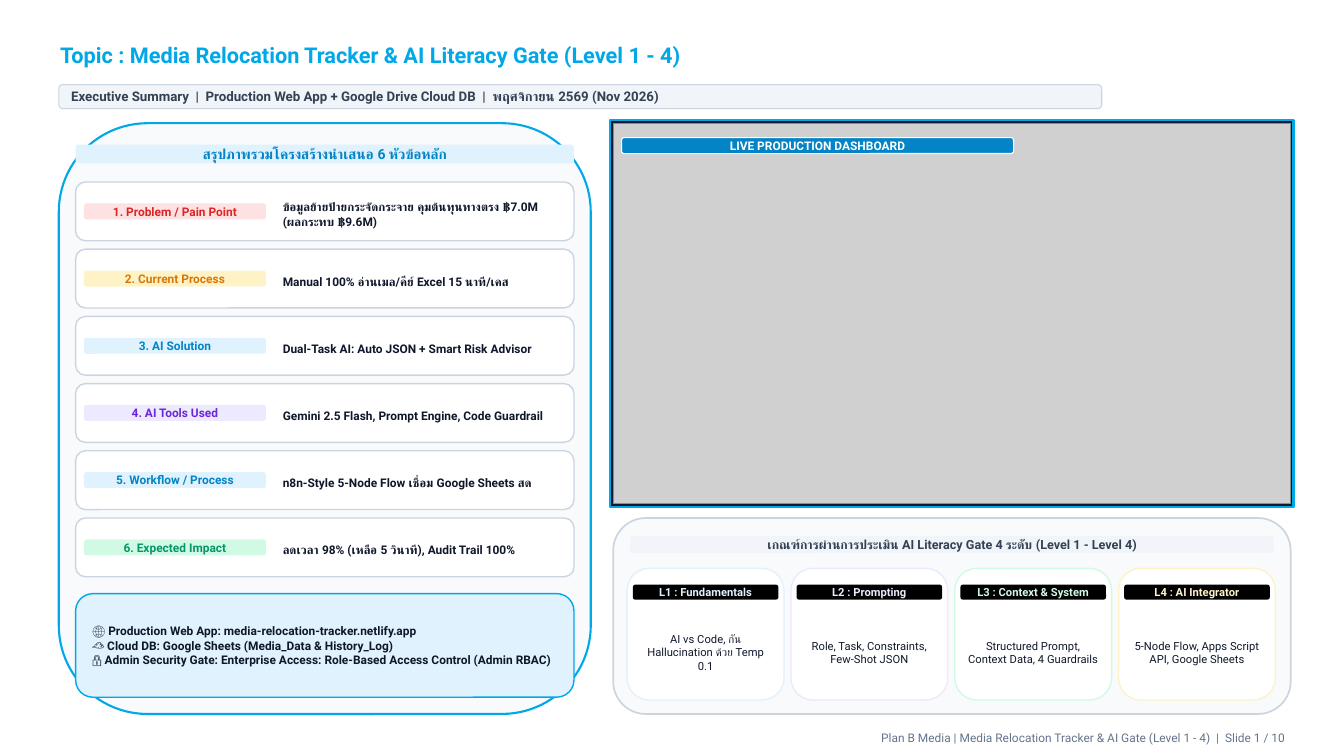
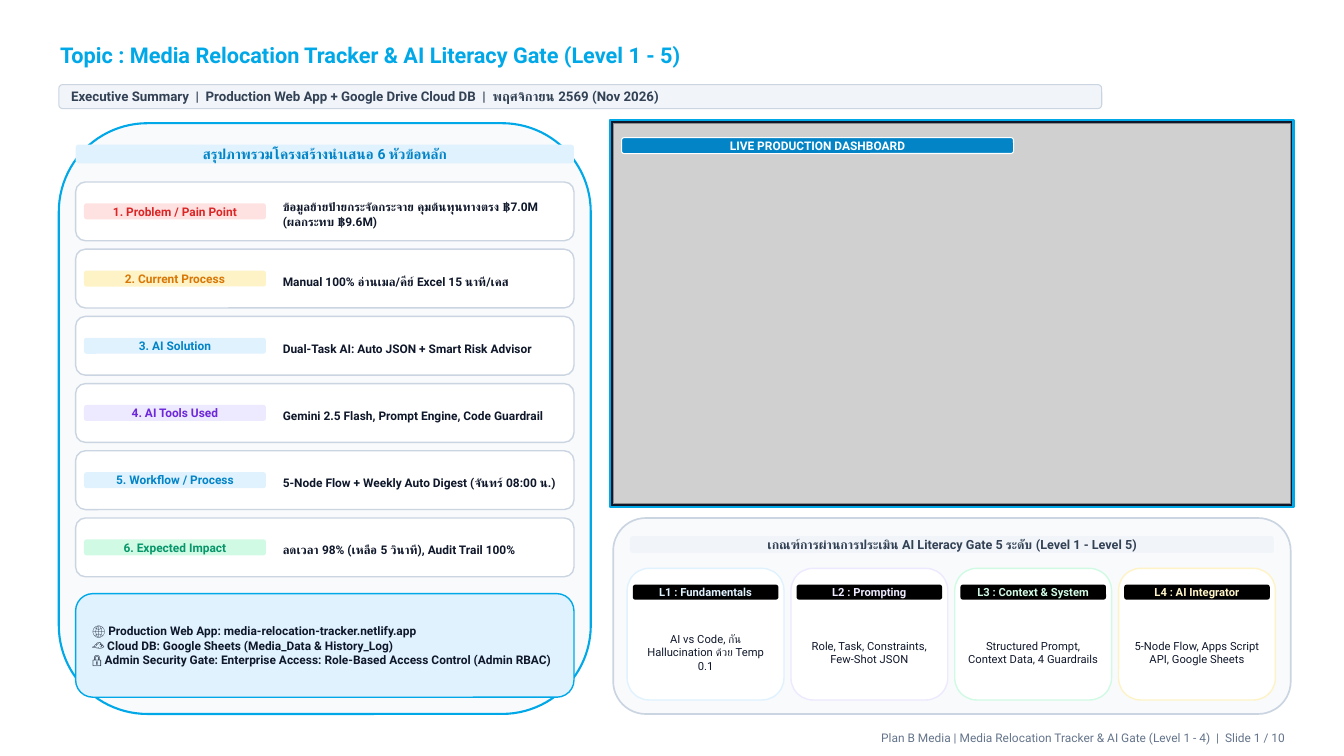
Before and after one commit to wasusangthong-sketch/media_relocation_dist, a slide deck: slide 1 of AI_Gate_Committee_Presentation_10slides.pptx. Drawn at 1344x756 pixels with LibreOffice and Linux fonts; fonts in the diff are those of the drawing; grey boxes stand for pictures; background and template pictures are left out. Boxes give left, top, right and bottom in pixels: in the first picture for what was removed or moved away, otherwise in the second. Text is boxed around its words. In the diff, an @@ line names an element or a change of style, - is before the commit and + after.

Commit message:
docs: update 10-slide presentation and video demo with Executive Email Digest and Level 5 Scheduled Automation; remove demo button from production app

```diff
--- a/AI_Gate_Committee_Presentation_10slides.pptx
+++ b/AI_Gate_Committee_Presentation_10slides.pptx
@@ title at [60, 46, 680, 68]: text changed @@
-Topic : Media Relocation Tracker & AI Literacy Gate (Level 1 - 4)
+Topic : Media Relocation Tracker & AI Literacy Gate (Level 1 - 5)
@@ text at [283, 478, 556, 490]: text changed @@
-n8n-Style 5-Node Flow เชื่อม Google Sheets สด
+5-Node Flow + Weekly Auto Digest (จันทร์ 08:00 น.)
@@ text in rounded rectangle at [767, 539, 1137, 552]: text changed @@
-เกณฑ์การผ่านการประเมิน AI Literacy Gate 4 ระดับ (Level 1 - Level 4)
+เกณฑ์การผ่านการประเมิน AI Literacy Gate 5 ระดับ (Level 1 - Level 5)
```
Also in this commit, not shown: 2 other slides changed, 4 other files.
